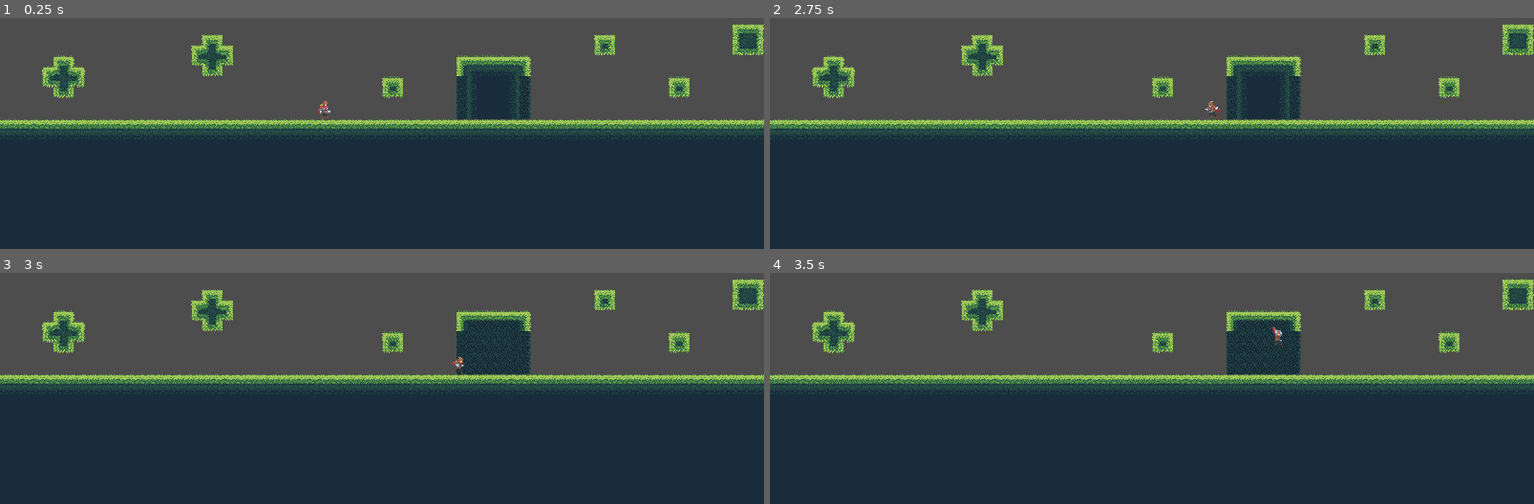
Above: before the commit, frames 1-4 (two rows, left to right).
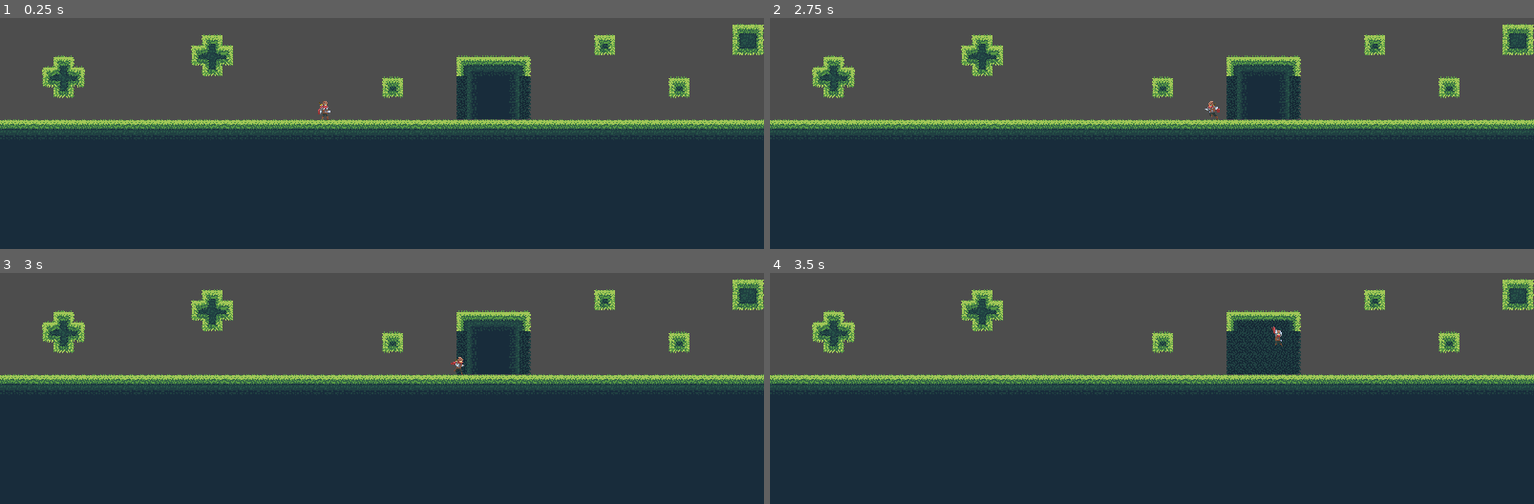
Above: after the commit, the same moments.

Repository: GoForBrokeStudios/Game-Off-2024
Game: Godot game, scene res://world.tscn
Two runs of this game, one before a commit and one after it. Both use one fixed random seed, a clock stepped at 60 frames per second and the inputs below.
Inputs:
- Up to frame 1 (0.25 s): no input
- Up to frame 2 (2.75 s): tap Enter at 0.5 s; hold D (MoveRight) 0.53-2.03 s; tap E (Dive) at 0.6, 1.35, 2.1 s; tap Space (Jump) at 0.77, 1.25, 1.52 s; hold A (MoveLeft) from 2.03 s (still down)
- Up to frame 3 (3 s): release A (MoveLeft) at 2.78 s; hold D (MoveRight) from 2.78 s (still down); tap E (Dive) at 2.85 s
- Up to frame 4 (3.5 s): keep holding D (MoveRight); tap Space (Jump) at 3.02 s

Frames 1-2 are identical in both runs. In frame 3, 0.3% of the frame differs, in the area x 61-68%, y 20-44%; in frame 4, nothing differs.

Commit message:
Edited breakaway system to be better
Now can handle multiple TileMapLayers for different secrets

Diff:
--- a/breakaway.gd
+++ b/breakaway.gd
@@ -1,6 +1,9 @@
 extends Area2D
 
-@onready var secret_layer = get_parent().find_child("Secrets")
+@export var secret_layer : TileMapLayer
 
 func _on_body_entered(body):
 	secret_layer.visible = !secret_layer.visible
+
+func _on_body_exited(body):
+	secret_layer.visible = !secret_layer.visible
--- a/breakaway.tscn
+++ b/breakaway.tscn
@@ -9,3 +9,4 @@
 script = ExtResource("1_421vi")
 
 [connection signal="body_entered" from="." to="." method="_on_body_entered"]
+[connection signal="body_exited" from="." to="." method="_on_body_exited"]
--- a/world.tscn
+++ b/world.tscn
@@ -911,10 +911,7 @@
 sources/2 = SubResource("TileSetAtlasSource_3hdug")
 
 [sub_resource type="RectangleShape2D" id="RectangleShape2D_131re"]
-size = Vector2(18, 65)
-
-[sub_resource type="RectangleShape2D" id="RectangleShape2D_4gi32"]
-size = Vector2(20, 64)
+size = Vector2(102, 82)
 
 [node name="World" type="Node2D"]
 
@@ -933,7 +930,7 @@
 tile_map_data = PackedByteArray("AAD4/wgAAAAGAAIAAAD5/wgAAAAGAAIAAAD6/wgAAAAGAAIAAAD7/wgAAAAGAAIAAAD8/wgAAAAGAAIAAAD9/w …(18784 unchanged characters)…
 tile_set = SubResource("TileSet_4v2n6")
 
-[node name="Secrets" type="TileMapLayer" parent="TileMap2"]
+[node name="BoxSecret" type="TileMapLayer" parent="TileMap2"]
 visible = false
 z_index = 1
 tile_map_data = PackedByteArray("AAAIAAcAAgAXAA4AAAAIAAYAAgAXAA4AAAAIAAUAAgAXAA4AAAAIAAQAAgAXAA4AAAAIAAMAAgAXAA4AAAAJAA …(320 unchanged characters)…
@@ -941,16 +938,10 @@
 
 [node name="Foreground" type="TileMapLayer" parent="TileMap2"]
 
-[node name="Breakaway" parent="TileMap2" instance=ExtResource("3_i03wi")]
+[node name="Breakaway" parent="TileMap2" node_paths=PackedStringArray("secret_layer") instance=ExtResource("3_i03wi")]
 position = Vector2(120, 85)
+secret_layer = NodePath("../BoxSecret")
 
 [node name="CollisionShape2D" type="CollisionShape2D" parent="TileMap2/Breakaway"]
-position = Vector2(1, 11.5)
+position = Vector2(48, 3)
 shape = SubResource("RectangleShape2D_131re")
-
-[node name="Breakaway2" parent="TileMap2" instance=ExtResource("3_i03wi")]
-position = Vector2(121, 84)
-
-[node name="CollisionShape2D" type="CollisionShape2D" parent="TileMap2/Breakaway2"]
-position = Vector2(96, 12)
-shape = SubResource("RectangleShape2D_4gi32")
Not shown, added: Sprites/Soldier Design 1.png.import
Not shown, added: Sprites/Soldier Design 2.png.import
Not shown: 1 places in world.tscn that only renumber resources
